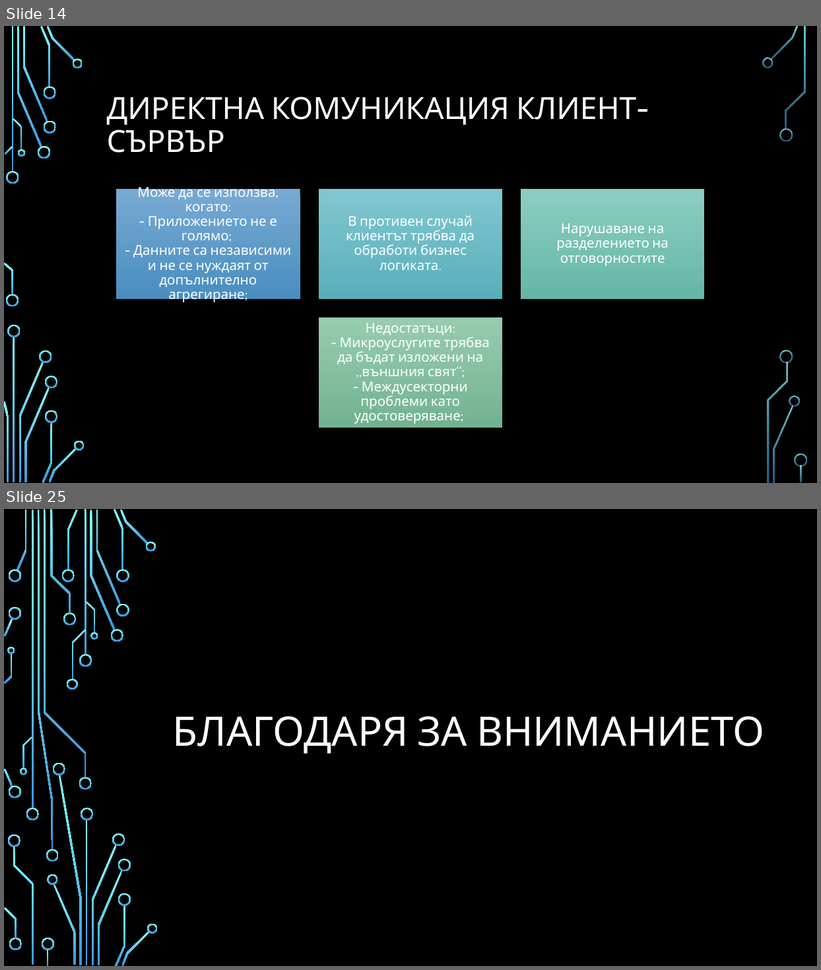
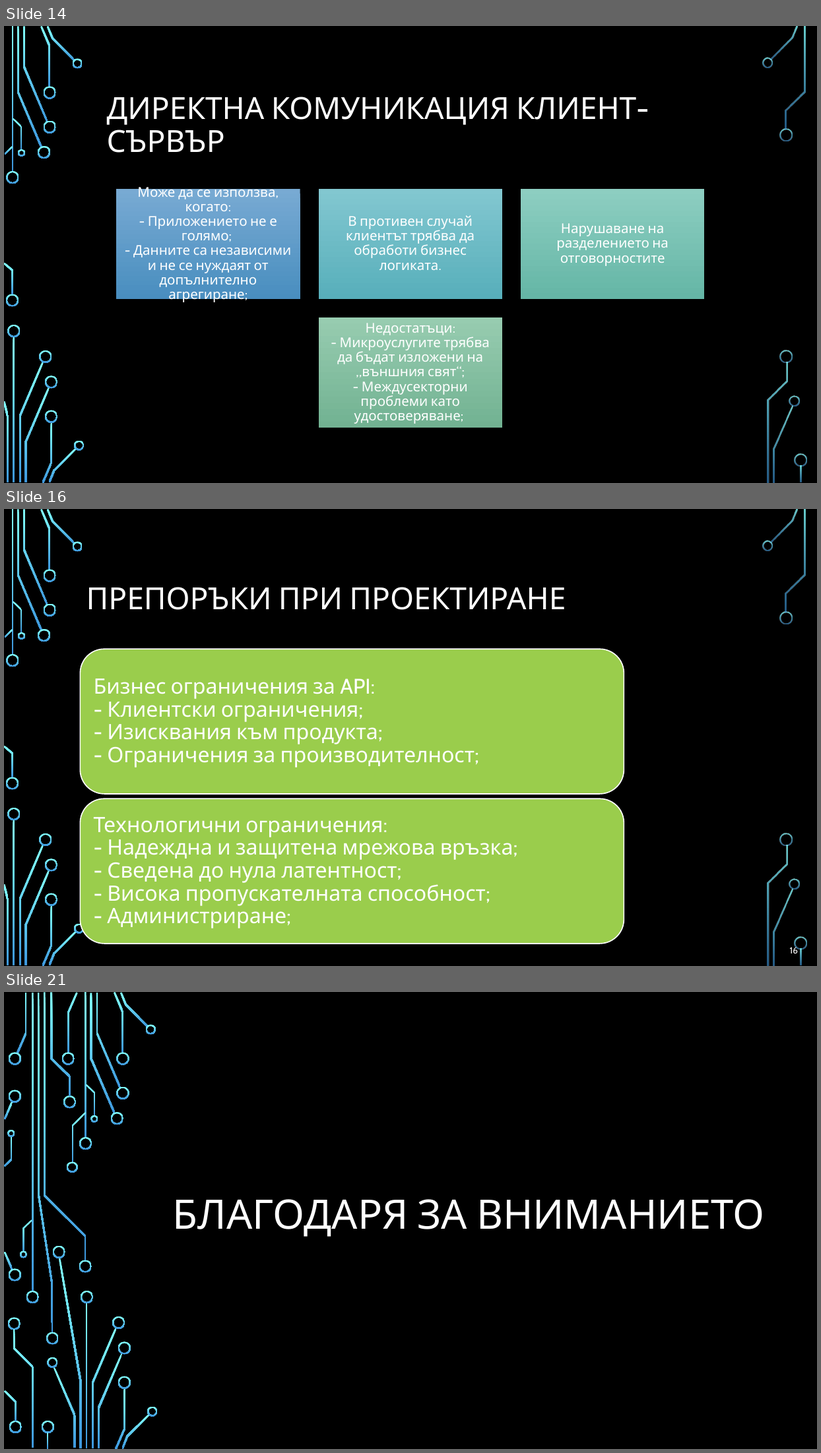
Before and after one commit to profjordanov/doctorate, a slide deck: communications/web_communication_pres.pptx. Shown one above the other, each under a label of ours: slides 14 and 25 before the commit, slides 14, 16 and 21 after it; the slides between them are not shown. The pictures are 821x970 and 821x1453 pixels, drawn with LibreOffice and Linux fonts; fonts in the diff are those of the drawing; background and template pictures are left out. Boxes give left, top, right and bottom in pixels: in the first picture for what was removed or moved away, otherwise in the second. Text is boxed around its words. In the diff, an @@ line names an element or a change of style, - is before the commit and + after.

```diff
--- a/communications/web_communication_pres.pptx
+++ b/communications/web_communication_pres.pptx
@@ slide 16 added at (4, 509, 817, 966), background picture (left out); not listed: 36 template elements that a slide beside it also shows @@
@@ title added at (86, 587, 566, 610), 36 pt, text #FFFFFF @@
+ПРЕПОРЪКИ ПРИ ПРОЕКТИРАНЕ
@@ group added at (81, 650, 624, 944): 2 rounded rectangles, 2 texts @@
+Бизнес ограничения за API:
+- Клиентски ограничения;
+- Изисквания към продукта;
+- Ограничения за производителност;
+Технологични ограничения:
+- Надеждна и защитена мрежова връзка;
+- Сведена до нула латентност;
+- Висока пропускателната способност;
+- Администриране;
@@ page number added at (790, 947, 798, 954), 10.5 pt, text #FFFFFF @@
+16
@@ what was slide 25 is now slide 21 @@
```
Also in this commit, not shown: 1 slide changed, 4 other slides added, 9 slides removed.
